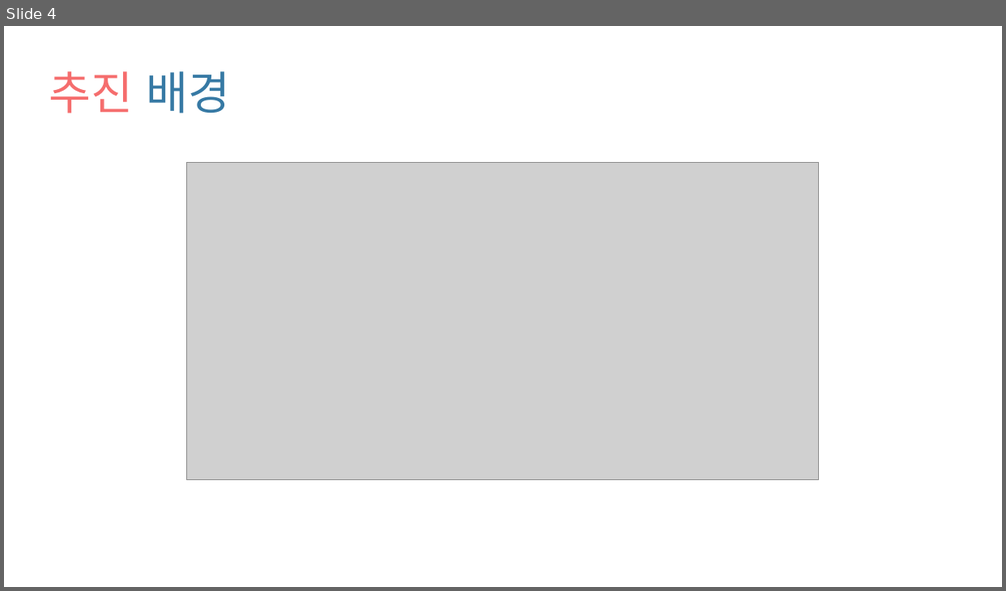
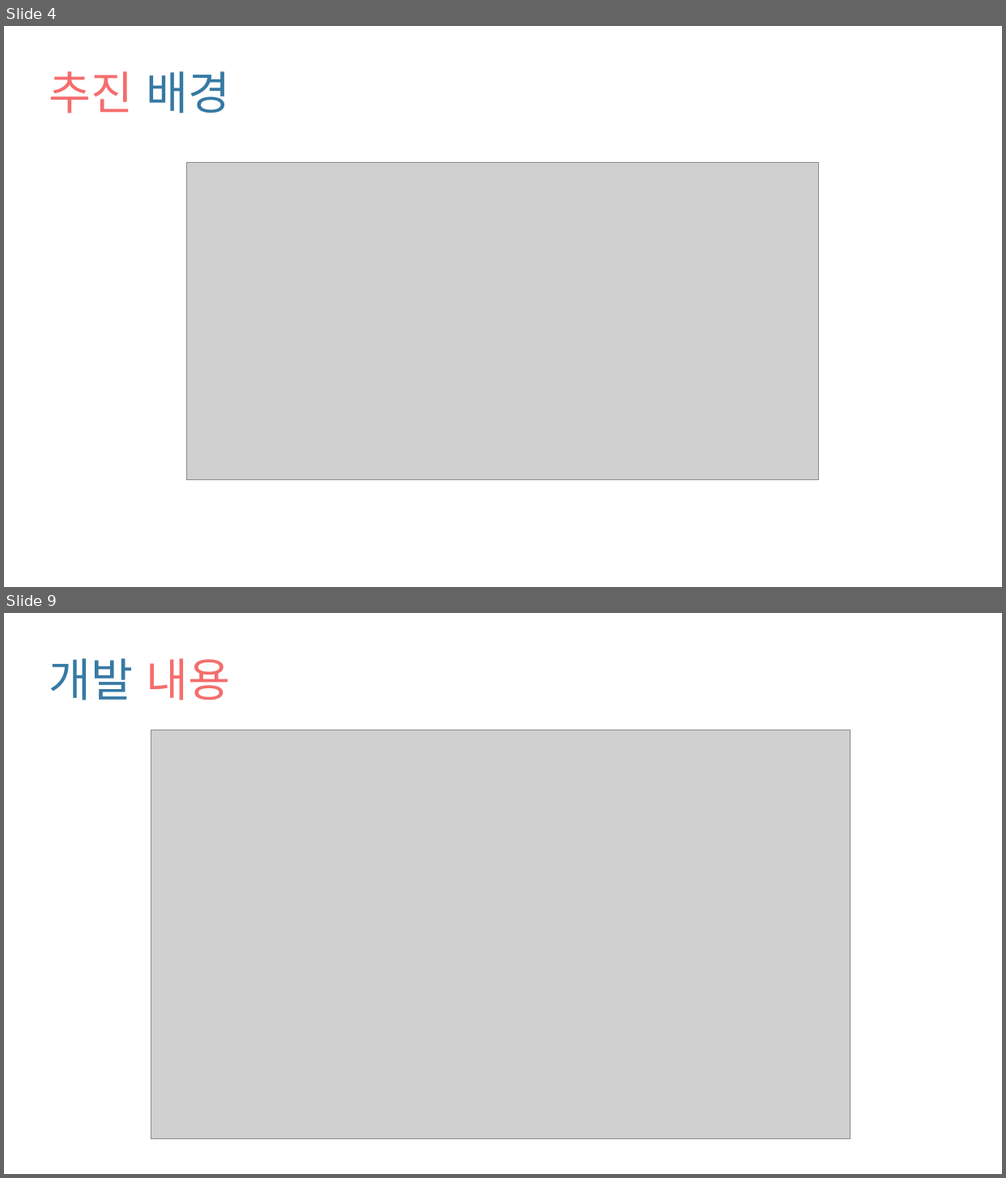
Before and after one commit to LeeJaesung2/DBASEV, a slide deck: docs/제안서 발표자료.pptx. Shown one above the other, each under a label of ours: slide 4 before the commit, slides 4 and 9 after it; the slides between them are not shown. The pictures are 1006x591 and 1006x1178 pixels, drawn with LibreOffice and Linux fonts; fonts in the diff are those of the drawing; grey boxes stand for pictures. Boxes give left, top, right and bottom in pixels: in the first picture for what was removed or moved away, otherwise in the second. Text is boxed around its words. In the diff, an @@ line names an element or a change of style, - is before the commit and + after.

```diff
--- a/docs/제안서 발표자료.pptx
+++ b/docs/제안서 발표자료.pptx
@@ slide 9 added at bbox=[4, 613, 1002, 1174], background #FFFFFF @@
@@ title added at bbox=[49, 658, 230, 700], 44 pt, text #3679A4 @@
+개발 내용
@@ picture added at bbox=[151, 730, 850, 1139] @@
```
Also in this commit, not shown: 5 slides changed, 3 other slides added.
